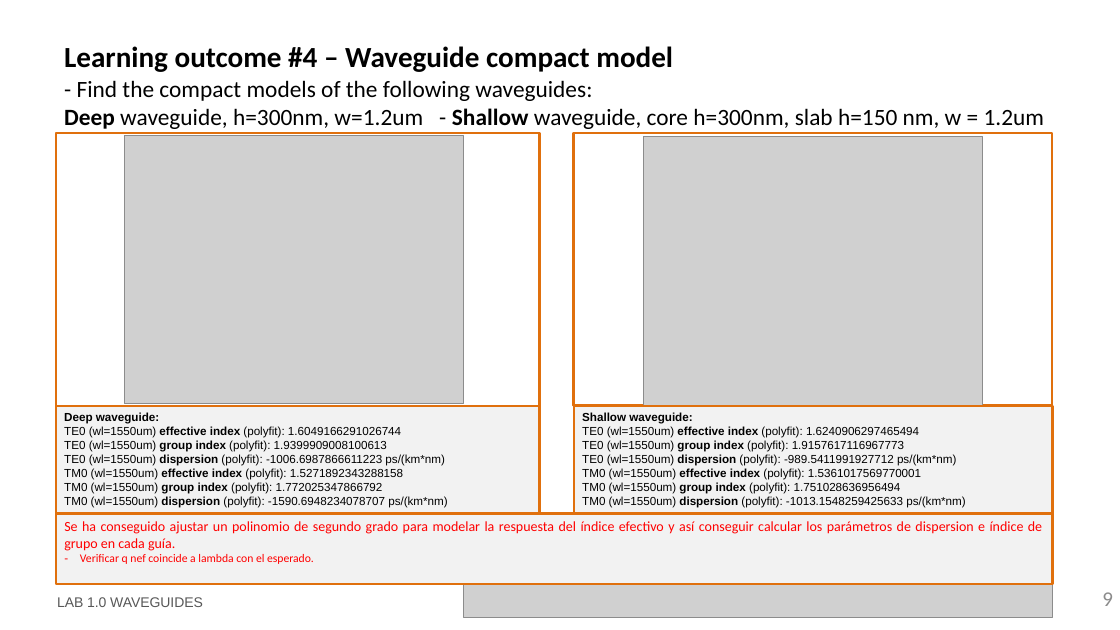
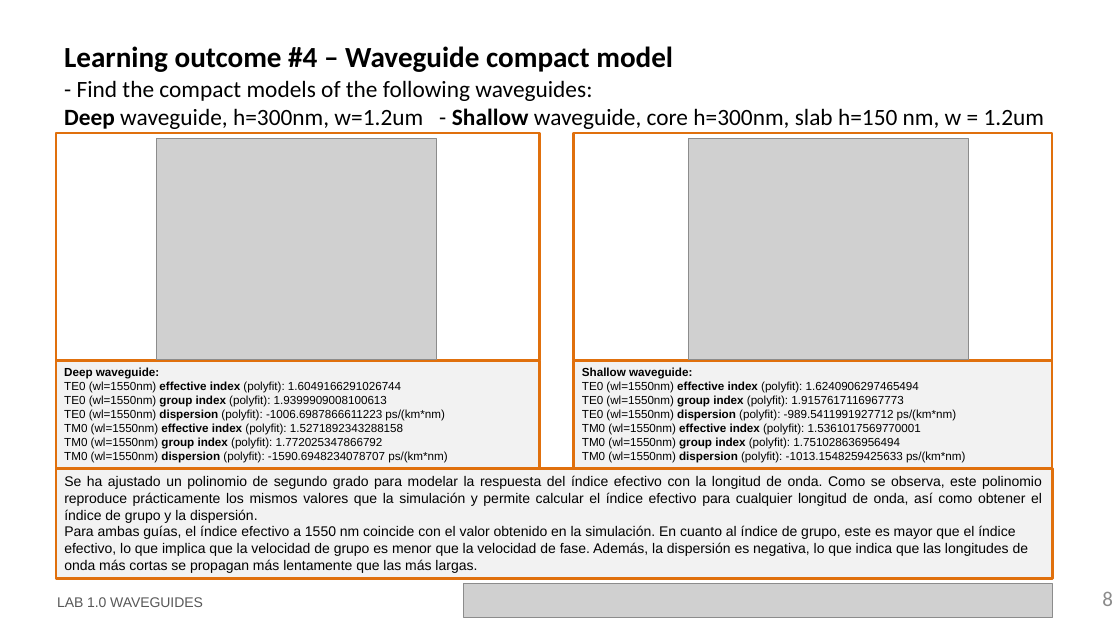
Before and after one commit to jllanoh/cifoin-lab1, a slide deck: slide 8 of LabBook_10.pptx (slide 9 before the commit). Drawn at 1120x630 pixels with LibreOffice and Linux fonts; fonts in the diff are those of the drawing; grey boxes stand for pictures; background and template pictures are left out. Boxes give left, top, right and bottom in pixels: in the first picture for what was removed or moved away, otherwise in the second. Text is boxed around its words. In the diff, an @@ line names an element or a change of style, - is before the commit and + after.

```diff
--- a/LabBook_10.pptx
+++ b/LabBook_10.pptx
@@ rectangle resized from (x1=56, y1=133, x2=539, y2=406) to (x1=56, y1=133, x2=539, y2=360) @@
@@ picture resized from (x1=124, y1=135, x2=464, y2=403) to (x1=156, y1=139, x2=437, y2=360) @@
@@ rectangle resized from (x1=574, y1=133, x2=1053, y2=405) to (x1=574, y1=133, x2=1053, y2=360) @@
@@ picture resized from (x1=644, y1=137, x2=983, y2=405) to (x1=689, y1=139, x2=970, y2=360) @@
@@ rectangle "Deep waveguide:" moved from (x1=56, y1=406, x2=539, y2=513) to (x1=56, y1=361, x2=539, y2=469) @@
@@ text in rectangle at (x1=64, y1=381, x2=447, y2=463): text changed @@
-TE0 (wl=1550um) effective index (polyfit): 1.6049166291026744
-TE0 (wl=1550um) group index (polyfit): 1.9399909008100613
-TE0 (wl=1550um) dispersion (polyfit): -1006.6987866611223 ps/(km*nm)
-TM0 (wl=1550um) effective index (polyfit): 1.5271892343288158
-TM0 (wl=1550um) group index (polyfit): 1.772025347866792
-TM0 (wl=1550um) dispersion (polyfit): -1590.6948234078707 ps/(km*nm)
+TE0 (wl=1550nm) effective index (polyfit): 1.6049166291026744
+TE0 (wl=1550nm) group index (polyfit): 1.9399909008100613
+TE0 (wl=1550nm) dispersion (polyfit): -1006.6987866611223 ps/(km*nm)
+TM0 (wl=1550nm) effective index (polyfit): 1.5271892343288158
+TM0 (wl=1550nm) group index (polyfit): 1.772025347866792
+TM0 (wl=1550nm) dispersion (polyfit): -1590.6948234078707 ps/(km*nm)
@@ rectangle "Shallow waveguide:" moved from (x1=574, y1=406, x2=1052, y2=513) to (x1=574, y1=361, x2=1052, y2=469) @@
@@ text in rectangle at (x1=582, y1=381, x2=965, y2=463): text changed @@
-TE0 (wl=1550um) effective index (polyfit): 1.6240906297465494
-TE0 (wl=1550um) group index (polyfit): 1.9157617116967773
-TE0 (wl=1550um) dispersion (polyfit): -989.5411991927712 ps/(km*nm)
-TM0 (wl=1550um) effective index (polyfit): 1.5361017569770001
-TM0 (wl=1550um) group index (polyfit): 1.751028636956494
-TM0 (wl=1550um) dispersion (polyfit): -1013.1548259425633 ps/(km*nm)
+TE0 (wl=1550nm) effective index (polyfit): 1.6240906297465494
+TE0 (wl=1550nm) group index (polyfit): 1.9157617116967773
+TE0 (wl=1550nm) dispersion (polyfit): -989.5411991927712 ps/(km*nm)
+TM0 (wl=1550nm) effective index (polyfit): 1.5361017569770001
+TM0 (wl=1550nm) group index (polyfit): 1.751028636956494
+TM0 (wl=1550nm) dispersion (polyfit): -1013.1548259425633 ps/(km*nm)
@@ rectangle "Se ha ajustado un polinomio ..." resized from (x1=56, y1=513, x2=1053, y2=584) to (x1=56, y1=469, x2=1053, y2=579) @@
@@ text in rectangle at (x1=64, y1=475, x2=1042, y2=573): text changed; font Calibri to Arial; text colour #FF0000 to #000000 @@
-Se ha conseguido ajustar un polinomio de segundo grado para modelar la respuesta del índice efectivo y así conseguir calcular los parámetros de dispersion e índice de grupo en cada guía.
-– Verificar q nef coincide a lambda con el esperado.
+Se ha ajustado un polinomio de segundo grado para modelar la respuesta del índice efectivo con la longitud de onda. Como se observa, este polinomio reproduce prácticamente los mismos valores que la simulación y permite calcular el índice efectivo para cualquier longitud de onda, así como obtener el índice de grupo y la dispersión.
+Para ambas guías, el índice efectivo a 1550 nm coincide con el valor obtenido en la simulación. En cuanto al índice de grupo, este es mayor que el índice efectivo, lo que implica que la velocidad de grupo es menor que la velocidad de fase. Además, la dispersión es negativa, lo que indica que las longitudes de onda más cortas se propagan más lentamente que las más largas.
@@ page number at (x1=1102, y1=592, x2=1113, y2=606): text changed @@
-9
+8
```
Also in this commit, not shown: 10 other slides changed, 1 slide removed, 1 other file.
